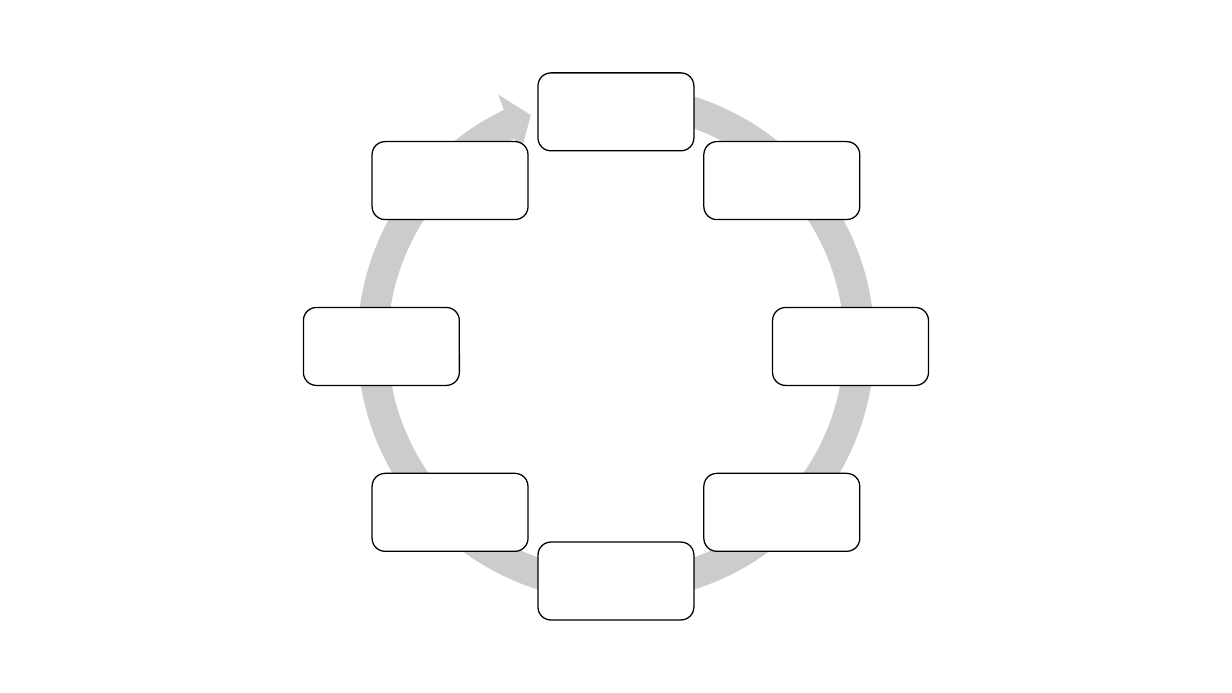
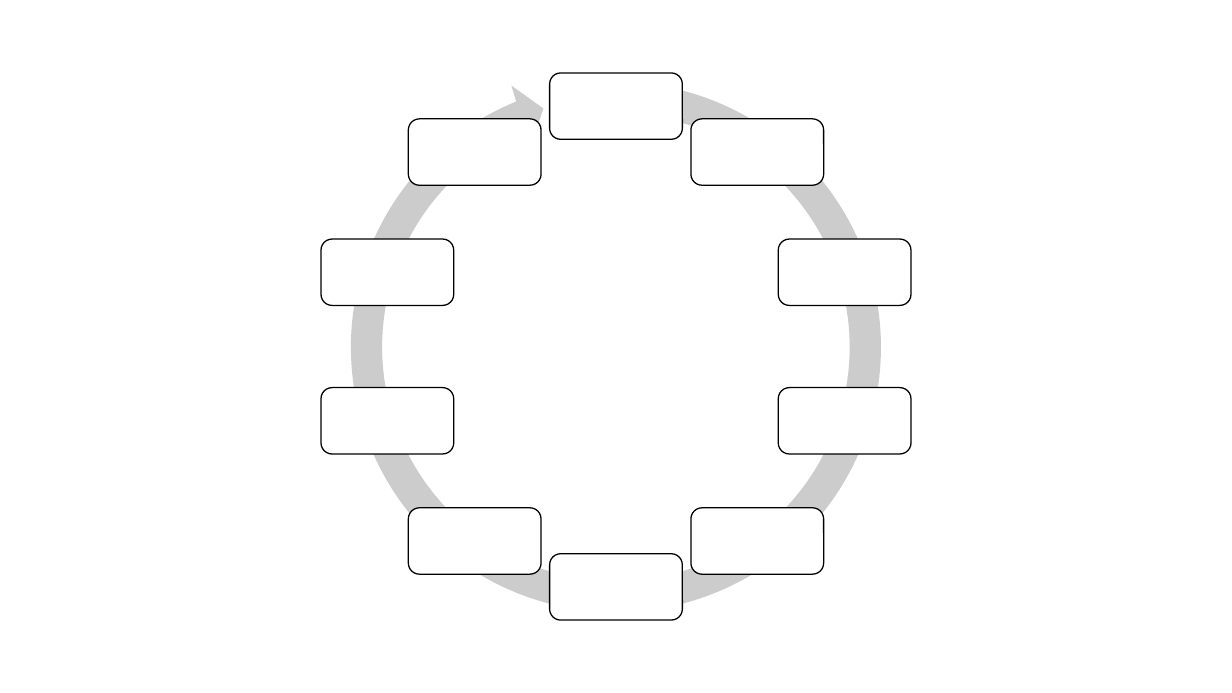
Before and after one commit to junpei-suzuki/IPE1-2026-Gakushuin, a slide deck: slide 2 of figs/DIYfigures_ipe1.pptx. Drawn at 1232x693 pixels with LibreOffice and Linux fonts; fonts in the diff are those of the drawing. Boxes give left, top, right and bottom in pixels: in the first picture for what was removed or moved away, otherwise in the second. Text is boxed around its words. In the diff, an @@ line names an element or a change of style, - is before the commit and + after.

```diff
--- a/figs/DIYfigures_ipe1.pptx
+++ b/figs/DIYfigures_ipe1.pptx
@@ circular arrow: place and size @@
-circular arrow at <box>341,68,891,618</box>
+circular arrow at <box>335,66,898,629</box>
@@ circular arrow at <box>335,66,898,629</box>: proportions changed @@
@@ rounded rectangle: place and size @@
-rounded rectangle at <box>538,73,694,151</box>
+rounded rectangle at <box>550,73,683,140</box>
@@ rounded rectangle: place and size @@
-rounded rectangle at <box>372,141,529,219</box>
+rounded rectangle at <box>409,119,542,186</box>
@@ rounded rectangle: place and size @@
-rounded rectangle at <box>704,141,860,219</box>
+rounded rectangle at <box>691,119,824,186</box>
@@ rounded rectangle added at <box>321,239,454,306</box>, fill #FFFFFF, outline #000000 1 pt @@
@@ rounded rectangle: place and size @@
-rounded rectangle at <box>773,308,929,385</box>
+rounded rectangle at <box>778,239,911,306</box>
@@ rounded rectangle: place and size @@
-rounded rectangle at <box>303,308,459,385</box>
+rounded rectangle at <box>321,387,454,454</box>
@@ rounded rectangle added at <box>778,387,911,454</box>, fill #FFFFFF, outline #000000 1 pt @@
@@ rounded rectangle: place and size @@
-rounded rectangle at <box>372,473,529,551</box>
+rounded rectangle at <box>409,508,542,575</box>
@@ rounded rectangle: place and size @@
-rounded rectangle at <box>704,473,860,551</box>
+rounded rectangle at <box>691,508,824,575</box>
@@ rounded rectangle: place and size @@
-rounded rectangle at <box>538,543,694,620</box>
+rounded rectangle at <box>550,554,683,620</box>
```
Also in this commit, not shown: 2 slides added, 36 other files.
